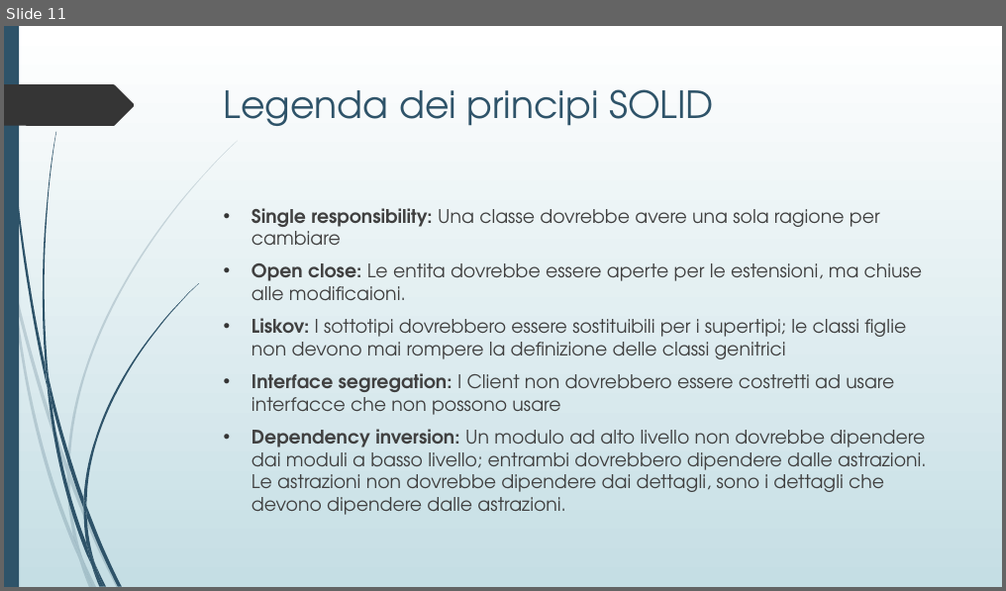
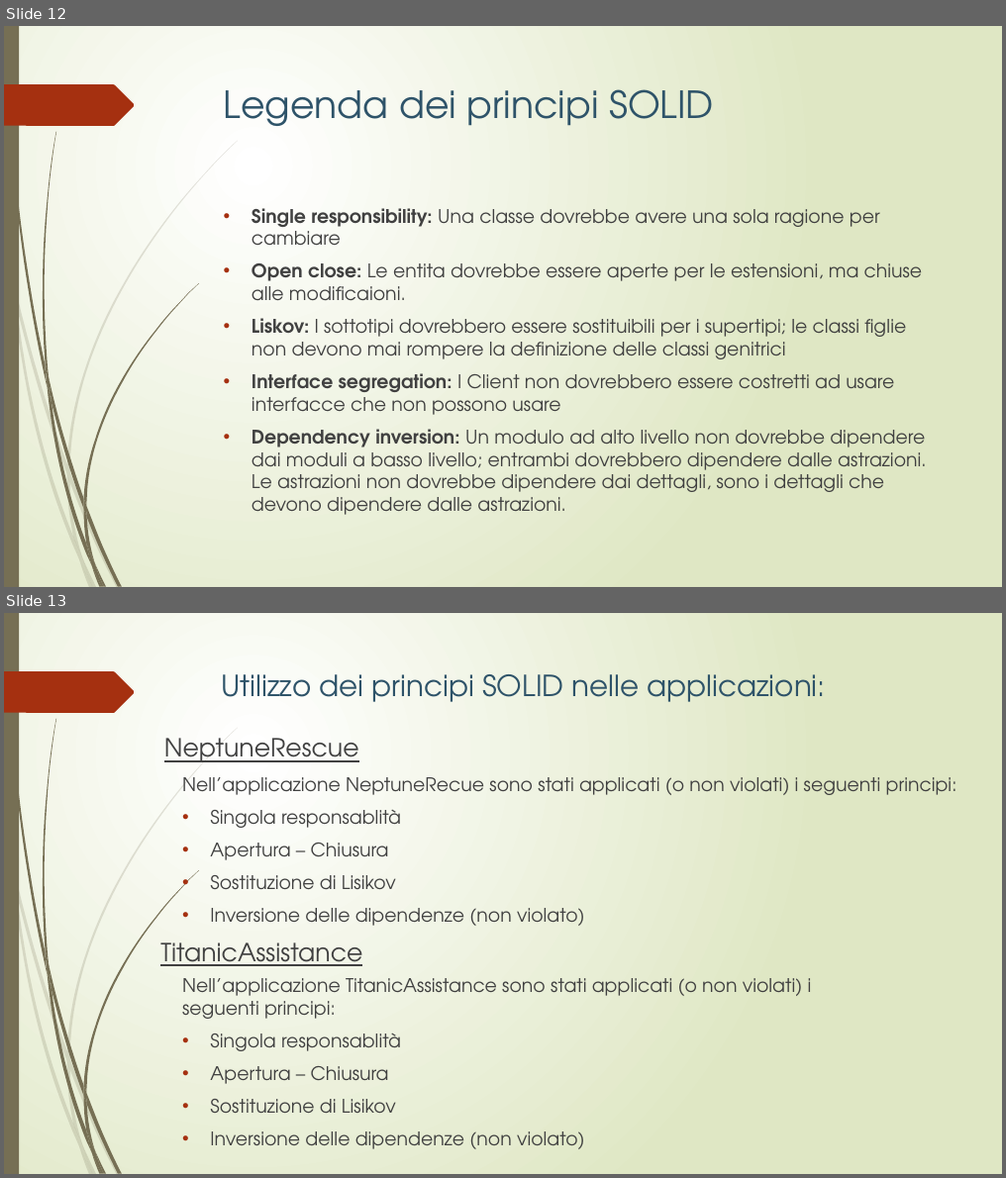
Before and after one commit to lpleo/Ingegneria_Software_2014, a slide deck: Slide/Slide Sparta.pptx. Shown one above the other, each under a label of ours: slide 11 before the commit, slides 12 and 13 after it. The pictures are 1006x591 and 1006x1178 pixels, drawn with LibreOffice and Linux fonts; fonts in the diff are those of the drawing. Boxes give left, top, right and bottom in pixels: in the first picture for what was removed or moved away, otherwise in the second. Text is boxed around its words. In the diff, an @@ line names an element or a change of style, - is before the commit and + after.

```diff
--- a/Slide/Slide Sparta.pptx
+++ b/Slide/Slide Sparta.pptx
@@ slide 13 added at (x1=4, y1=613, x2=1002, y2=1174), background gradient #FFFFFF to #DFE8C4; not listed: 24 template elements that a slide beside it also shows @@
@@ title added at (x1=222, y1=674, x2=826, y2=702), 28 pt, text #2E5369 @@
+Utilizzo dei principi SOLID nelle applicazioni:
@@ text added at (x1=164, y1=738, x2=359, y2=762), 24 pt, text #404040, underline @@
+NeptuneRescue
@@ text added at (x1=182, y1=777, x2=957, y2=926), 18 pt, text #404040 @@
+Nell’applicazione NeptuneRecue sono stati applicati (o non violati) i seguenti principi:
+• Singola responsablità
+• Apertura – Chiusura
+• Sostituzione di Lisikov
+• Inversione delle dipendenze (non violato)
@@ text added at (x1=160, y1=943, x2=362, y2=966), 24 pt, text #404040, underline @@
+TitanicAssistance
@@ text added at (x1=182, y1=978, x2=812, y2=1150), 18 pt, text #404040 @@
+Nell’applicazione TitanicAssistance sono stati applicati (o non violati) i seguenti principi:
+• Singola responsablità
+• Apertura – Chiusura
+• Sostituzione di Lisikov
+• Inversione delle dipendenze (non violato)
@@ what was slide 11 is now slide 12 @@
@@ slide 12 changed as well @@
@@ background gradient #FFFFFF to #C5DEE5 to gradient #FFFFFF to #DFE8C4 @@
@@ freeform shape at (x1=6, y1=26, x2=47, y2=386): fill #2E5369 to #766F54; outline redrawn @@
@@ freeform shape at (x1=4, y1=84, x2=135, y2=126): fill #353535 to #A53010 @@
@@ fill #2E5369 to #766F54 in 12 elements at (x1=49, y1=379, x2=83, y2=509), (x1=86, y1=506, x2=122, y2=586), (x1=47, y1=383, x2=91, y2=567), (x1=95, y1=565, x2=107, y2=587), (x1=46, y1=363, x2=52, y2=404), (x1=83, y1=283, x2=199, y2=506), (x1=91, y1=567, x2=101, y2=587), (x1=83, y1=509, x2=94, y2=565), (x1=83, y1=498, x2=86, y2=517), (x1=86, y1=544, x2=104, y2=586), (x1=4, y1=26, x2=19, y2=587), (x1=43, y1=132, x2=56, y2=379) @@
@@ text "Single responsibility: Una classe dovrebbe ..." at (x1=252, y1=208, x2=927, y2=515): bullet colour #353535 to #A53010 @@
@@ fill #2E5369 at 20% opacity to #766F54 at 20% opacity in 10 elements at (x1=4, y1=237, x2=12, y2=288), (x1=15, y1=284, x2=67, y2=474), (x1=70, y1=472, x2=120, y2=587), (x1=82, y1=559, x2=97, y2=587), (x1=12, y1=288, x2=79, y2=561), (x1=67, y1=474, x2=82, y2=559), (x1=67, y1=141, x2=238, y2=472), (x1=79, y1=561, x2=93, y2=587), (x1=67, y1=465, x2=70, y2=482), (x1=73, y1=537, x2=93, y2=587) @@
```
Also in this commit, not shown: 12 other slides changed, 5 other slides added, 6 slides removed, 3 other files.
